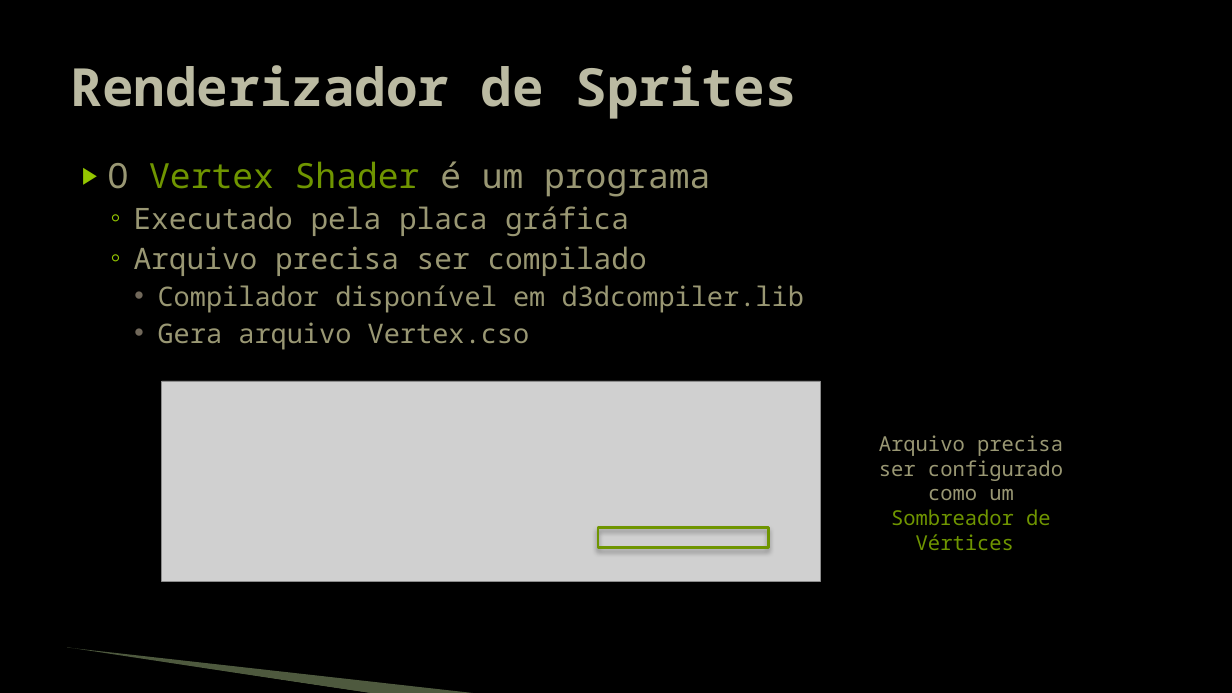
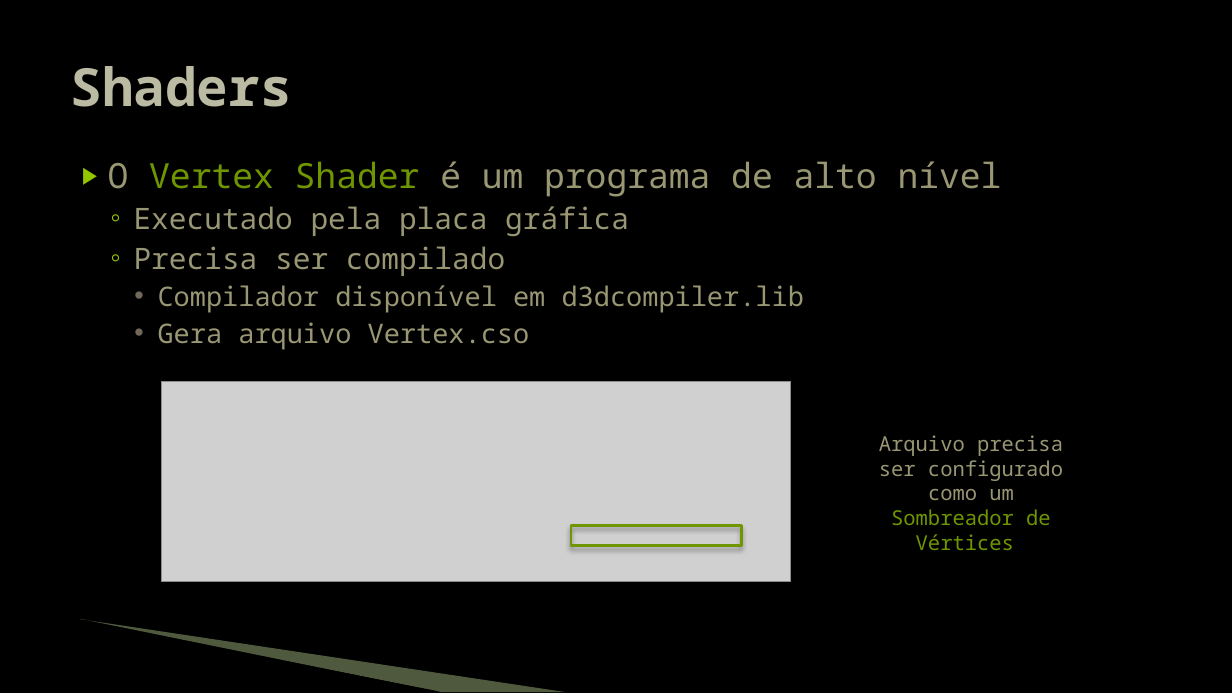
Before and after one commit to JudsonSS/Jogos, a slide deck: slide 10 of Slides/08. Desenho de Sprites.pptx. Drawn at 1232x693 pixels with LibreOffice and Linux fonts; fonts in the diff are those of the drawing; grey boxes stand for pictures; background and template pictures are left out. Boxes give left, top, right and bottom in pixels: in the first picture for what was removed or moved away, otherwise in the second. Text is boxed around its words. In the diff, an @@ line names an element or a change of style, - is before the commit and + after.

```diff
--- a/Slides/08. Desenho de Sprites.pptx
+++ b/Slides/08. Desenho de Sprites.pptx
@@ title at box(71, 66, 292, 107): text changed @@
-Renderizador de Sprites
+Shaders
@@ text at box(108, 161, 1002, 197): text changed @@
-▶ O Vertex Shader é um programa
+▶ O Vertex Shader é um programa de alto nível
@@ text at box(134, 246, 505, 276): text changed @@
-  ◦ Arquivo precisa ser compilado
+  ◦ Precisa ser compilado
@@ picture: place and size @@
-picture at box(162, 381, 821, 581)
+picture at box(162, 382, 791, 581)
@@ rectangle: place and size @@
-rectangle at box(598, 528, 768, 548)
+rectangle at box(571, 526, 741, 546)
@@ freeform shape: place and size @@
-freeform shape at box(66, 649, 374, 693)
+freeform shape at box(78, 621, 440, 692)
@@ freeform shape: place and size @@
-freeform shape at box(67, 648, 481, 693)
+freeform shape at box(80, 619, 566, 692)
```
Also in this commit, not shown: 19 other slides changed.
